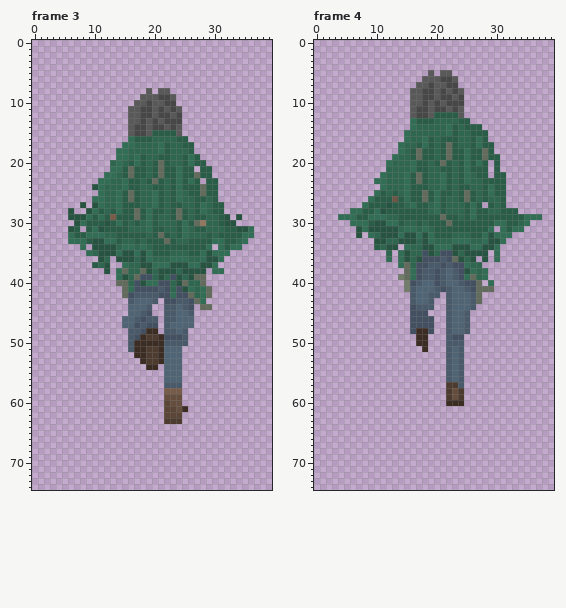
Edited in one commit: pixel-art file (Todo/Arte/Player/RunningBack.ase). The picture above was drawn from the file before the commit.
40x75 pixels, 6 frames. Colours within 5 levels of each other are drawn and written as one. Shown: frame 3, frame 4. The commit also changed other frames, which this record leaves out.
Once edited:
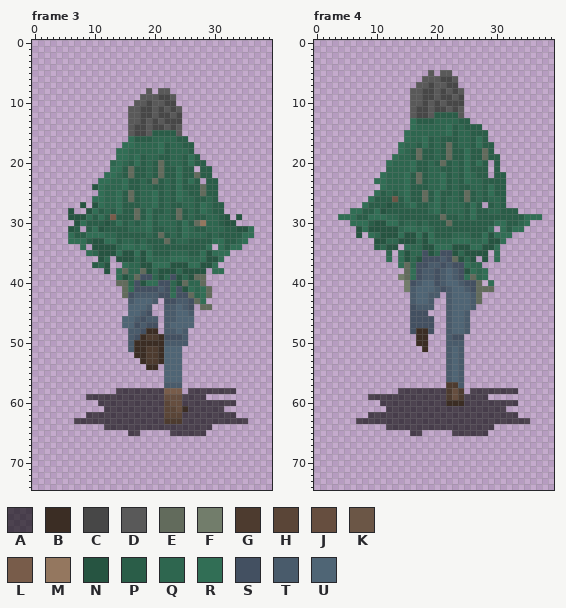
Palette (. is transparent): A #0000009b  B #3b2d24  C #474747  D #595959  E #626b5c  F #727d6b  G #4d3b2f  H #5a4537  J #664e3f  K #6b5646  L #785c4a  M #94775f  N #265441  P #2a5d48  Q #2e664f  R #316e55  S #435061  T #495b6b  U #4f6575
The exact change:
{"change": "layer \"sombra\" added"}
{"where": "frame 3, layer \"sombra\""}
{"frame":3,"y":58,"x":14,"old":"........","new":"AAAAAAAA"}
{"frame":3,"y":58,"x":26,"old":"........","new":"AAAAAAAA"}
{"frame":3,"y":59,"x":9,"old":".............","new":"AAAAAAAAAAAAA"}
{"frame":3,"y":59,"x":25,"old":"....","new":"AAAA"}
{"frame":3,"y":60,"x":11,"old":"...........","new":"AAAAAAAAAAA"}
{"frame":3,"y":60,"x":25,"old":".........","new":"AAAAAAAAA"}
{"frame":3,"y":61,"x":12,"old":"..........","new":"AAAAAAAAAA"}
{"frame":3,"y":61,"x":26,"old":"......","new":"AAAAAA"}
{"frame":3,"y":62,"x":9,"old":".............","new":"AAAAAAAAAAAAA"}
{"frame":3,"y":62,"x":25,"old":".........","new":"AAAAAAAAA"}
{"frame":3,"y":63,"x":7,"old":"...............","new":"AAAAAAAAAAAAAAA"}
{"frame":3,"y":63,"x":25,"old":"...........","new":"AAAAAAAAAAA"}
{"frame":3,"y":64,"x":12,"old":"..................","new":"AAAAAAAAAAAAAAAAAA"}
{"frame":3,"y":65,"x":16,"old":"..","new":"AA"}
{"frame":3,"y":65,"x":23,"old":"......","new":"AAAAAA"}
{"where": "frame 4, layer \"sombra\""}
{"frame":4,"y":58,"x":14,"old":"........","new":"AAAAAAAA"}
{"frame":4,"y":58,"x":26,"old":"........","new":"AAAAAAAA"}
{"frame":4,"y":59,"x":9,"old":".............","new":"AAAAAAAAAAAAA"}
{"frame":4,"y":59,"x":25,"old":"....","new":"AAAA"}
{"frame":4,"y":60,"x":11,"old":"...........","new":"AAAAAAAAAAA"}
{"frame":4,"y":60,"x":25,"old":".........","new":"AAAAAAAAA"}
{"frame":4,"y":61,"x":12,"old":"....................","new":"AAAAAAAAAAAAAAAAAAAA"}
{"frame":4,"y":62,"x":9,"old":".........................","new":"AAAAAAAAAAAAAAAAAAAAAAAAA"}
{"frame":4,"y":63,"x":7,"old":".............................","new":"AAAAAAAAAAAAAAAAAAAAAAAAAAAAA"}
{"frame":4,"y":64,"x":12,"old":"..................","new":"AAAAAAAAAAAAAAAAAA"}
{"frame":4,"y":65,"x":16,"old":"..","new":"AA"}
{"frame":4,"y":65,"x":23,"old":"......","new":"AAAAAA"}
